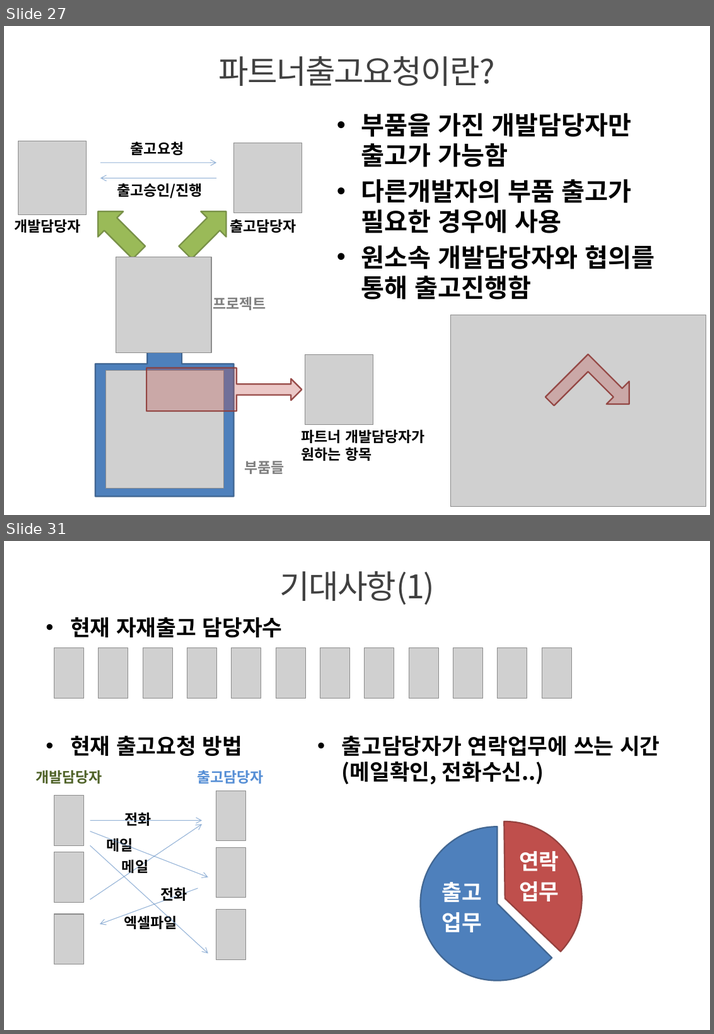
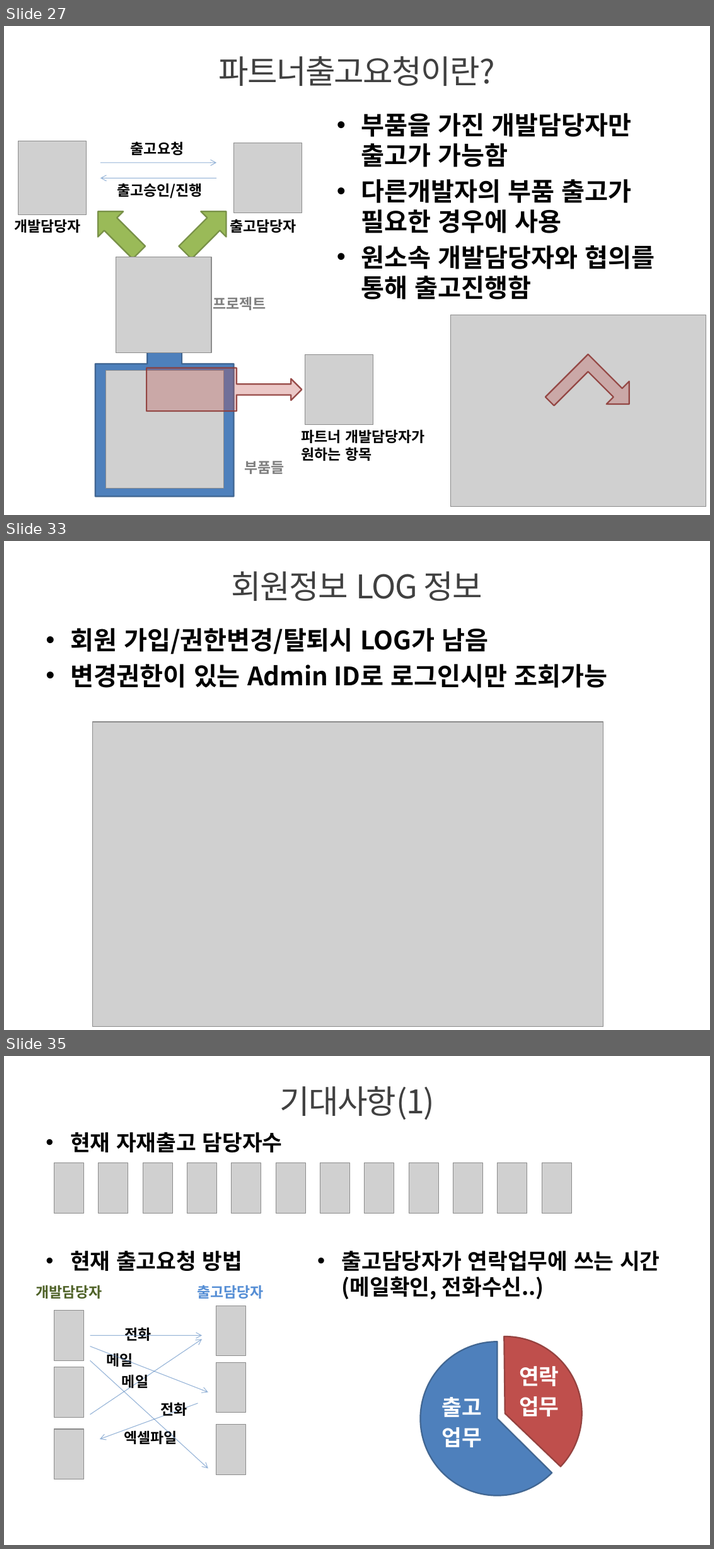
Before and after one commit to jaeyong1/stockmgmt, a slide deck: src/main/webapp/resources/doc/innoparts_user_guide.pptx. Shown one above the other, each under a label of ours: slides 27 and 31 before the commit, slides 27, 33 and 35 after it; the slides between them are not shown. The pictures are 714x1034 and 714x1549 pixels, drawn with LibreOffice and Linux fonts; fonts in the diff are those of the drawing; grey boxes stand for pictures; background and template pictures are left out. Boxes give left, top, right and bottom in pixels: in the first picture for what was removed or moved away, otherwise in the second. Text is boxed around its words. In the diff, an @@ line names an element or a change of style, - is before the commit and + after.

```diff
--- a/src/main/webapp/resources/doc/innoparts_user_guide.pptx
+++ b/src/main/webapp/resources/doc/innoparts_user_guide.pptx
@@ slide 33 added at (x1=4, y1=541, x2=710, y2=1030), background picture (left out) @@
@@ title added at (x1=231, y1=571, x2=482, y2=601), 36 pt, text #404040 @@
+회원정보 LOG 정보
@@ text added at (x1=70, y1=628, x2=608, y2=688), 28 pt, text #000000, bold @@
+• 회원 가입/권한변경/탈퇴시 LOG가 남음
+• 변경권한이 있는 Admin ID로 로그인시만 조회가능
@@ picture added at (x1=93, y1=721, x2=602, y2=1026) @@
@@ what was slide 31 is now slide 35 @@
```
Also in this commit, not shown: 20 slides changed, 5 other slides added, 1 slide removed, 9 other files.
